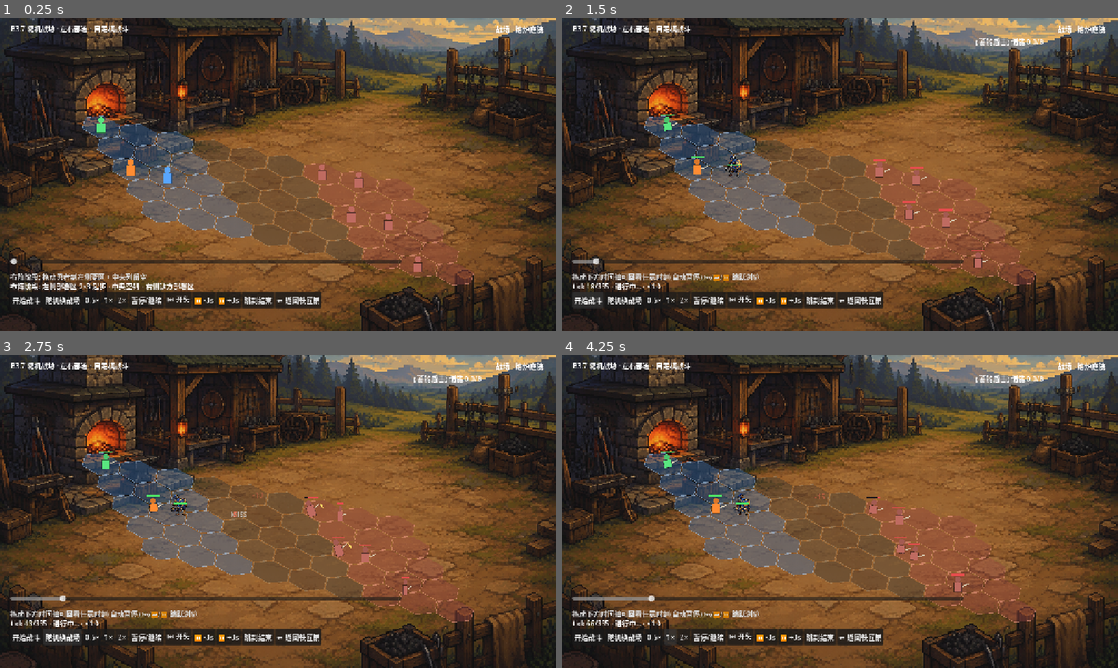
Above: before the commit, frames 1-4 (two rows, left to right).
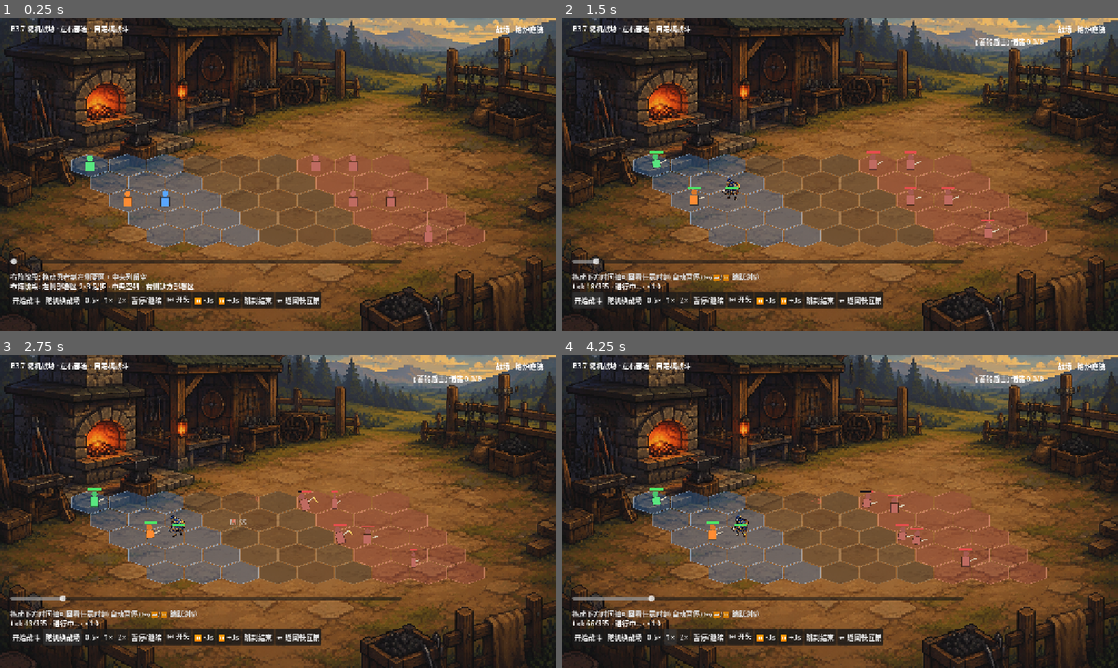
Above: after the commit, the same moments.

Repository: wuzhang114/forgegod
Game: Godot game, scene res://scenes/battle/battle_demo.tscn
The game is run twice, just before and just after one commit, with the same random seed, the same clock (stepped at 60 frames per second) and the same inputs. This scene is started directly instead of the project's main scene.
Inputs:
- Up to frame 1 (0.25 s): no input
- Up to frame 2 (1.5 s): click "开始战斗" at 0.5 s; click "开始战斗" at 1.25 s
- Up to frame 3 (2.75 s): click "随机换战场" at 2 s
- Up to frame 4 (4.25 s): click "0.5×" at 2.75 s; click "1×" at 3.5 s

The runs differ from the first frame. In frame 1, 8.6% of the frame differs, in the area x 12-88%, y 31-86%; in frame 2, 8.8%, in the area x 12-88%, y 30-86%; in frame 3, 8.7%; in frame 4, 8.8%.

Commit message:
fix(battle): 撤销棋盘 12° 偏转,恢复六边形原朝向

Diff:
--- a/godot-prototype/scenes/battle/battle_demo.gd
+++ b/godot-prototype/scenes/battle/battle_demo.gd
@@ -37,10 +37,7 @@
 
 const HEX_SIZE := 50.0
 const Y_SQUASH := 0.54
-const BOARD_TILT_DEG := 12.0  # 整个六边形战场轻微偏转(视觉风格)
 const BOARD_CENTER := Vector2(640, 430)  # 兜底;实际每张地图用 ground_y(贴地面带)
-const TILT_C := 0.9781476007   # cos(12°)
-const TILT_S := 0.2079116908   # sin(12°)
 
 ## 每张图只承担环境与平整地面，中心棋盘由 _draw_board() 叠加。
 const BATTLE_BACKGROUNDS := {
@@ -118,14 +115,9 @@
 
 ## ---------------- 坐标 ----------------
 
-## 战场整体偏转(行向倾斜),格与六边形共用同一变换,保证拼接对齐。
-func _tilt(v: Vector2) -> Vector2:
-	return Vector2(v.x * TILT_C - v.y * TILT_S, v.x * TILT_S + v.y * TILT_C)
-
-
 func px_of(grid: Vector2i) -> Vector2:
 	var p := Grid.to_pixel(grid, HEX_SIZE)
-	return board_origin + _tilt(Vector2(p.x, p.y * Y_SQUASH))
+	return board_origin + Vector2(p.x, p.y * Y_SQUASH)
 
 
 func pick_grid(mouse_px: Vector2) -> Vector2i:
@@ -163,7 +155,7 @@
 	var center := Vector2((min_px.x + max_px.x) * 0.5, (min_px.y + max_px.y) * 0.5 * Y_SQUASH)
 	# 中心竖坐标跟随该地图的地面带(由背景采样定标),让棋盘与地面贴合
 	var ground_y := float(battle_map.get("ground_y", int(BOARD_CENTER.y)))
-	board_origin = Vector2(BOARD_CENTER.x, ground_y) - _tilt(center)
+	board_origin = Vector2(BOARD_CENTER.x, ground_y) - center
 
 
 func _board_bounds() -> Dictionary:
@@ -433,7 +425,7 @@
 
 
 func _draw_board() -> void:
-	# 只画六边形(无大矩形底框),六边形随战场整体偏转
+	# 只画六边形(无大矩形底框)
 	for q in range(int(battle_map.get("q_min", 0)), int(battle_map.get("q_max", 7)) + 1):
 		for r in range(int(battle_map.get("r_min", 0)), int(battle_map.get("r_max", 4)) + 1):
 			var c := Vector2i(q, r)
@@ -458,8 +450,7 @@
 	var out := PackedVector2Array()
 	for i in 6:
 		var ang := deg_to_rad(60.0 * i - 30.0)
-		# 顶点按战场同一偏转变换,相邻六边形拼接保持对齐
-		out.append(p + _tilt(Vector2(cos(ang), sin(ang) * Y_SQUASH)) * (HEX_SIZE - 2.0))
+		out.append(p + Vector2(cos(ang), sin(ang) * Y_SQUASH) * (HEX_SIZE - 2.0))
 	return out
 
 
Not shown, changed: session-log.md
